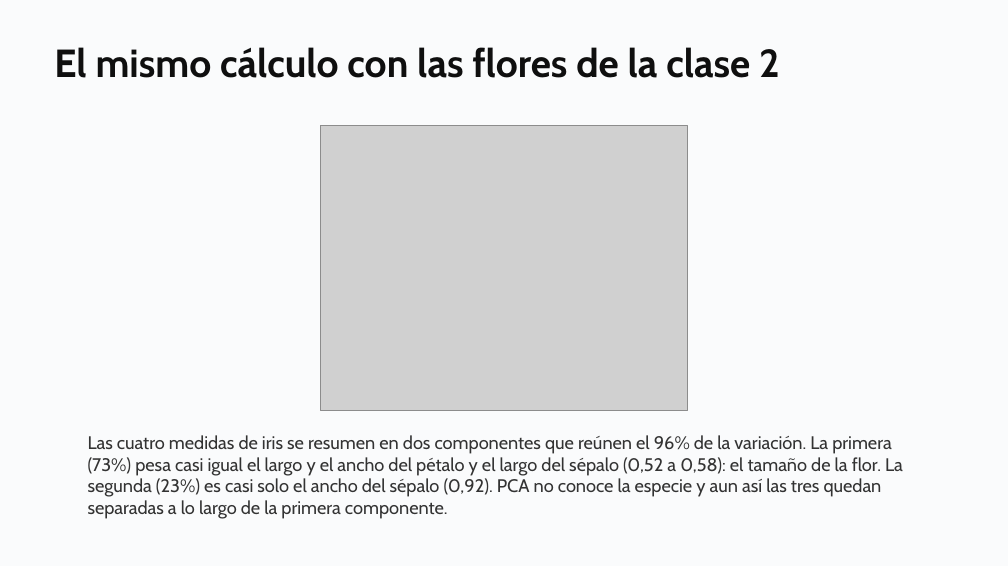
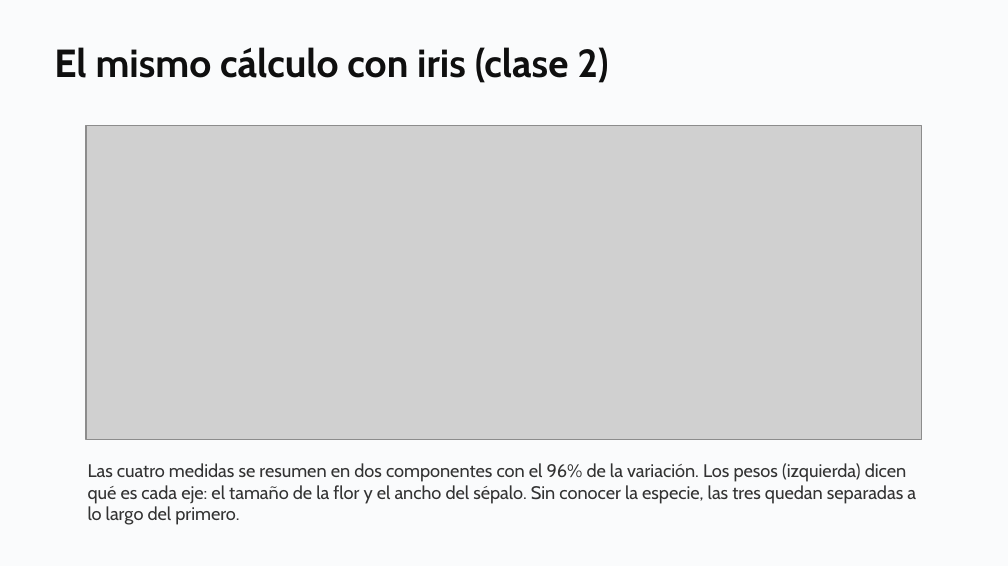
Before and after one commit to daniopitz/diplomado-cdd, a slide deck: slide 26 of presentaciones/clase08_componentes_principales.pptx (slide 25 before the commit). Drawn at 1008x566 pixels with LibreOffice and Linux fonts; fonts in the diff are those of the drawing; grey boxes stand for pictures. Boxes give left, top, right and bottom in pixels: in the first picture for what was removed or moved away, otherwise in the second. Text is boxed around its words. In the diff, an @@ line names an element or a change of style, - is before the commit and + after.

```diff
--- a/presentaciones/clase08_componentes_principales.pptx
+++ b/presentaciones/clase08_componentes_principales.pptx
@@ text at (x1=54, y1=47, x2=609, y2=83): text changed @@
-El mismo cálculo con las flores de la clase 2
+El mismo cálculo con iris (clase 2)
@@ picture resized from (x1=321, y1=126, x2=687, y2=411) to (x1=86, y1=126, x2=921, y2=439) @@
@@ text at (x1=88, y1=463, x2=916, y2=525): text changed @@
-Las cuatro medidas de iris se resumen en dos componentes que reúnen el 96% de la variación. La primera (73%) pesa casi igual el largo y el ancho del pétalo y el largo del sépalo (0,52 a 0,58): el tamaño de la flor. La segunda (23%) es casi solo el ancho del sépalo (0,92). PCA no conoce la especie y aun así las tres quedan separadas a lo largo de la primera componente.
+Las cuatro medidas se resumen en dos componentes con el 96% de la variación. Los pesos (izquierda) dicen qué es cada eje: el tamaño de la flor y el ancho del sépalo. Sin conocer la especie, las tres quedan separadas a lo largo del primero.
```
Also in this commit, not shown: 2 other slides changed, 1 slide added, 3 other files.
